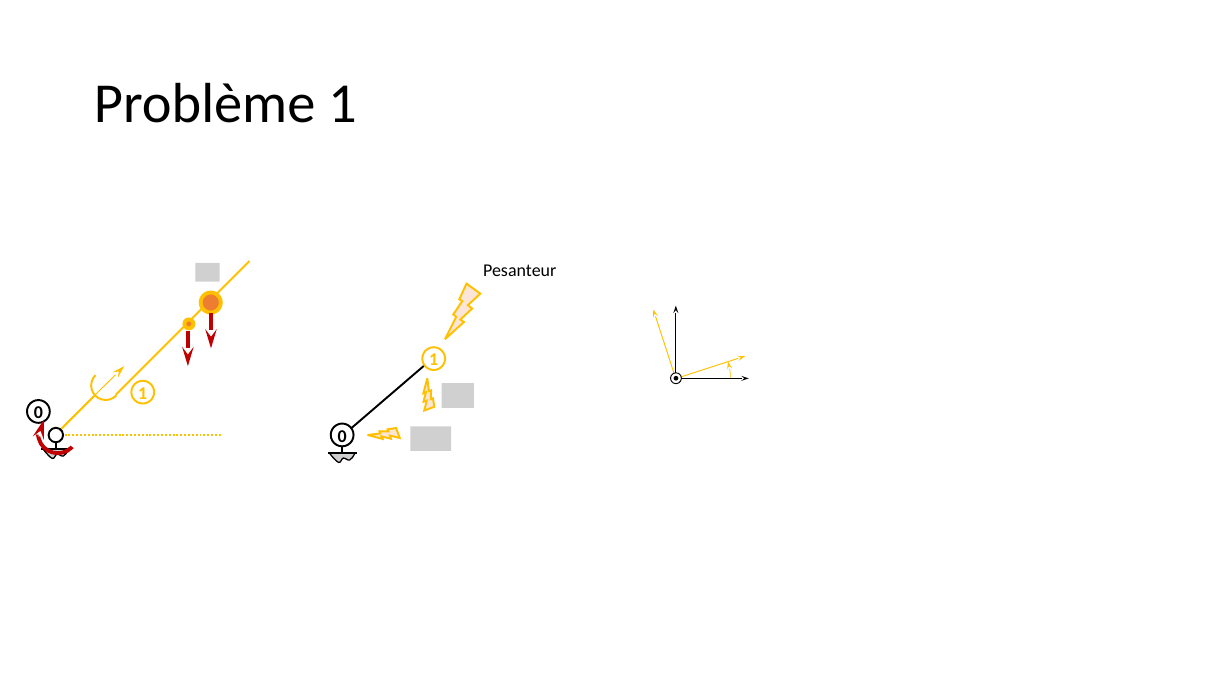
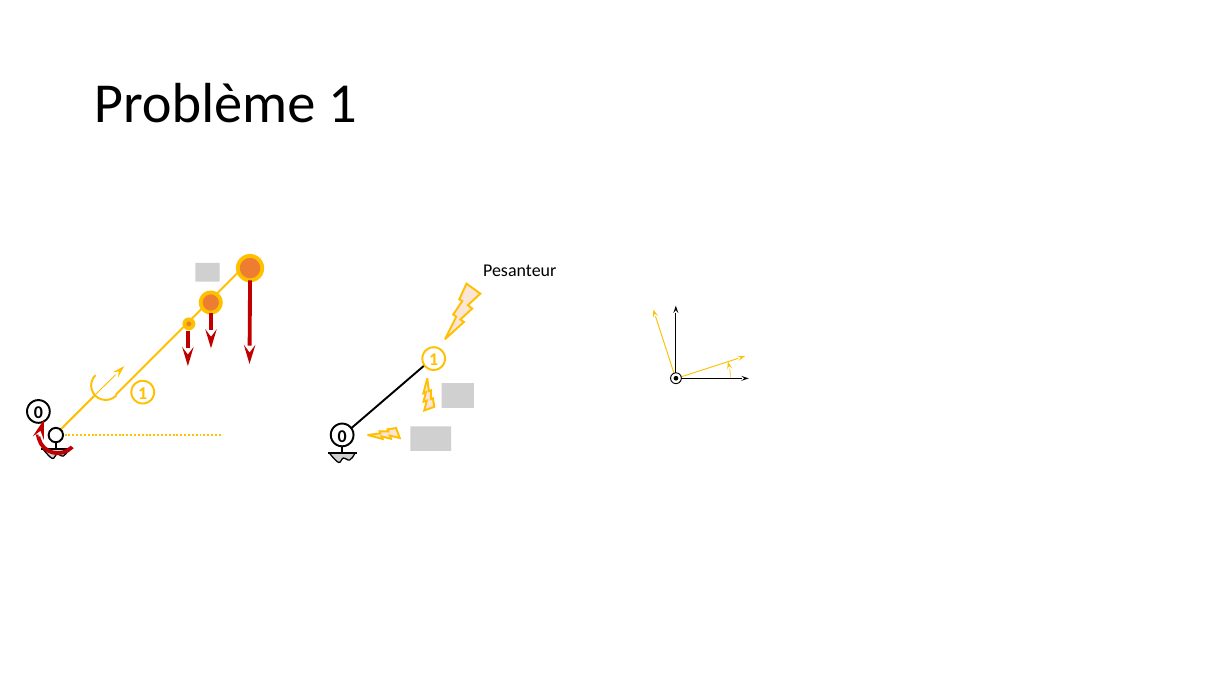
Before and after one commit to xpessoles/PSI_Cy_04_ModelisationDynamique, a slide deck: slide 3 of TPs/TP_01_Sympact_Statique/TP_01_Sympact_Correction.pptx. Drawn at 1232x693 pixels with LibreOffice and Linux fonts; fonts in the diff are those of the drawing; grey boxes stand for pictures; background and template pictures are left out. Boxes give left, top, right and bottom in pixels: in the first picture for what was removed or moved away, otherwise in the second. Text is boxed around its words. In the diff, an @@ line names an element or a change of style, - is before the commit and + after.

```diff
--- a/TPs/TP_01_Sympact_Statique/TP_01_Sympact_Correction.pptx
+++ b/TPs/TP_01_Sympact_Statique/TP_01_Sympact_Correction.pptx
@@ ellipse added at (238,256,262,280), fill #ED7D31, outline #FFC000 3 pt @@
@@ arrow added from (250, 280) to (250, 364), #C00000 3 pt @@
```
Also in this commit, not shown: 1 other file.
